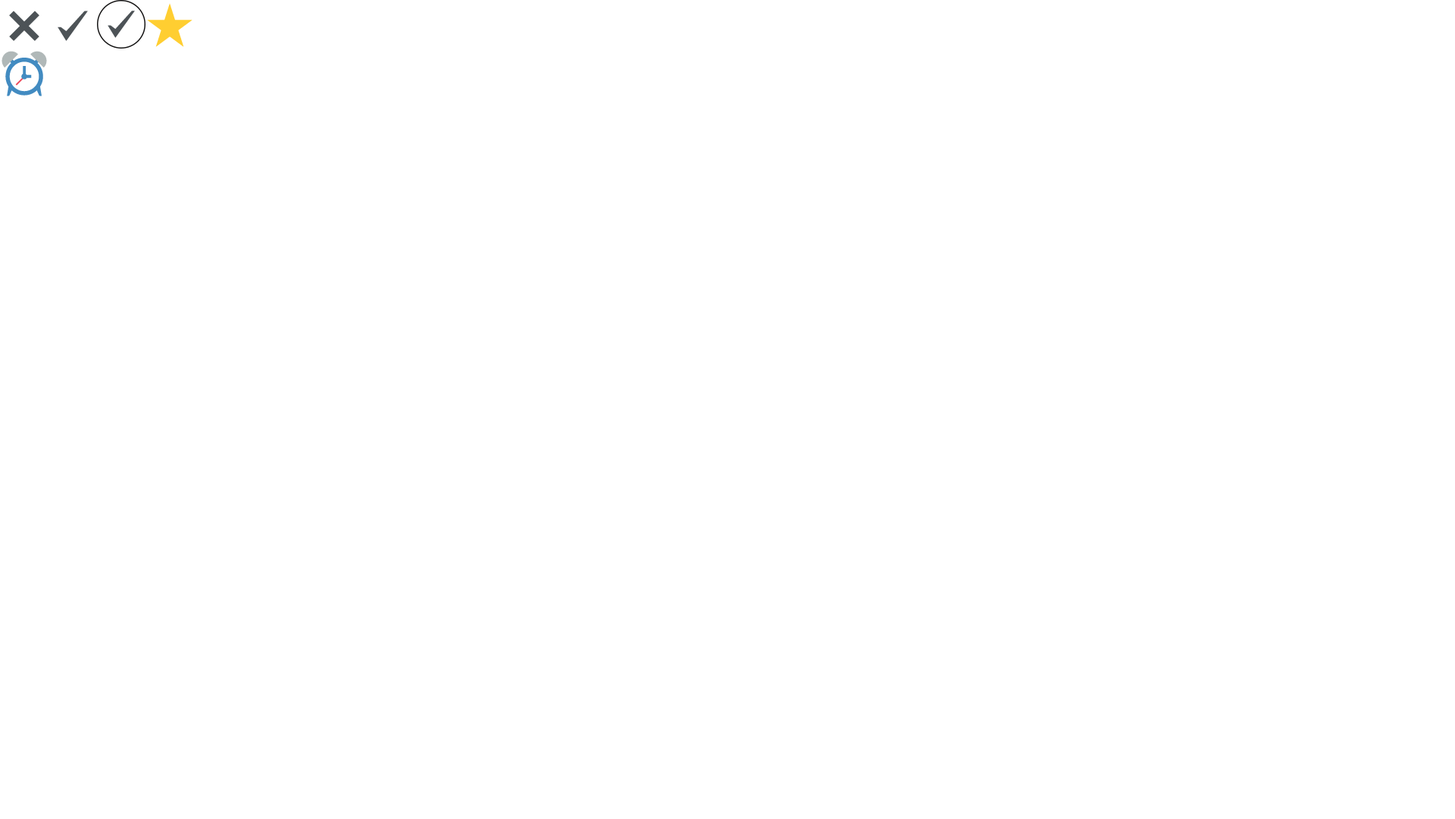
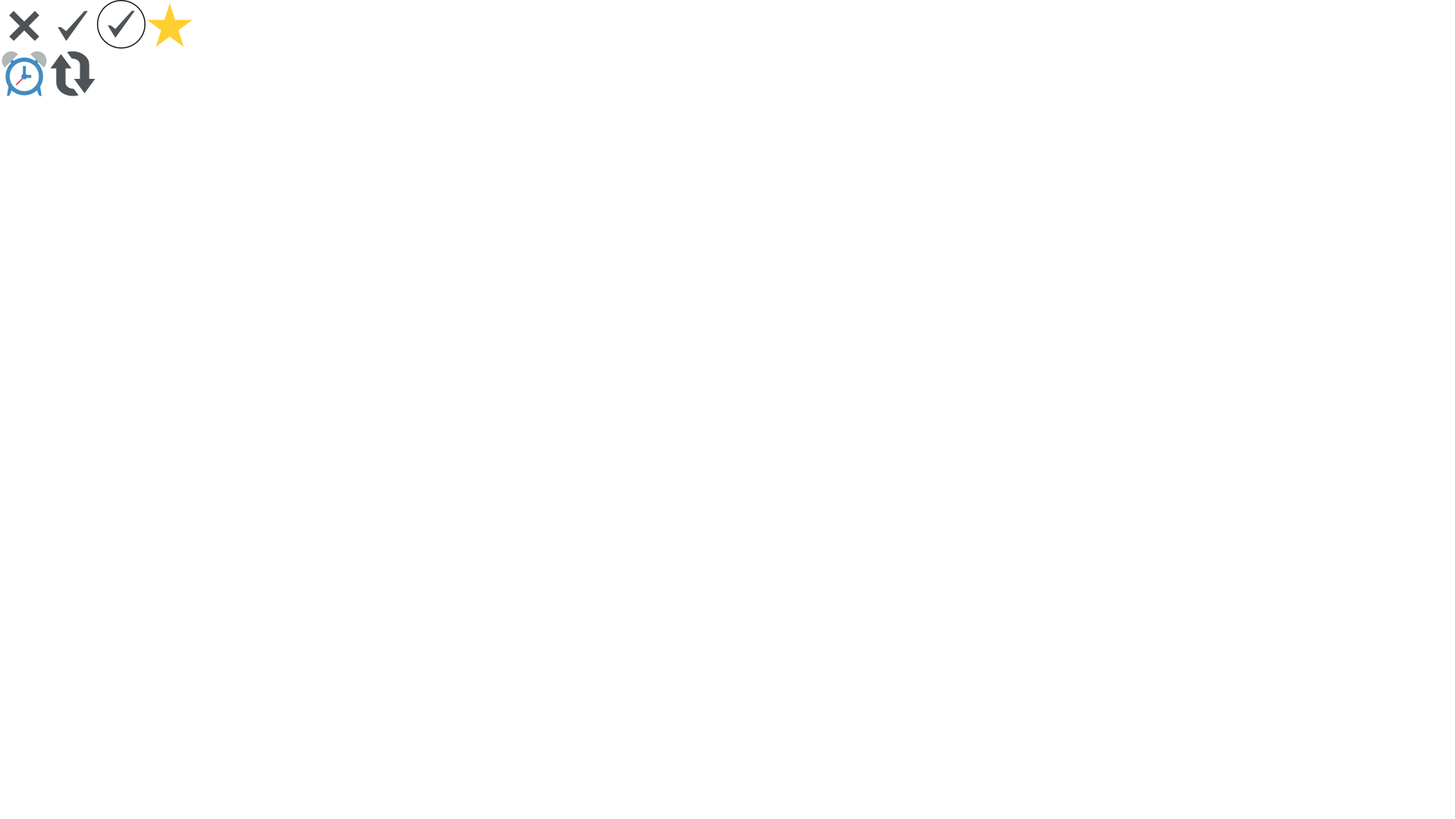
Two versions of the same layered image (1455x819). Layer-by-layer changes:
added layer "🔃" above "⏰" over [50, 50, 96, 97]
